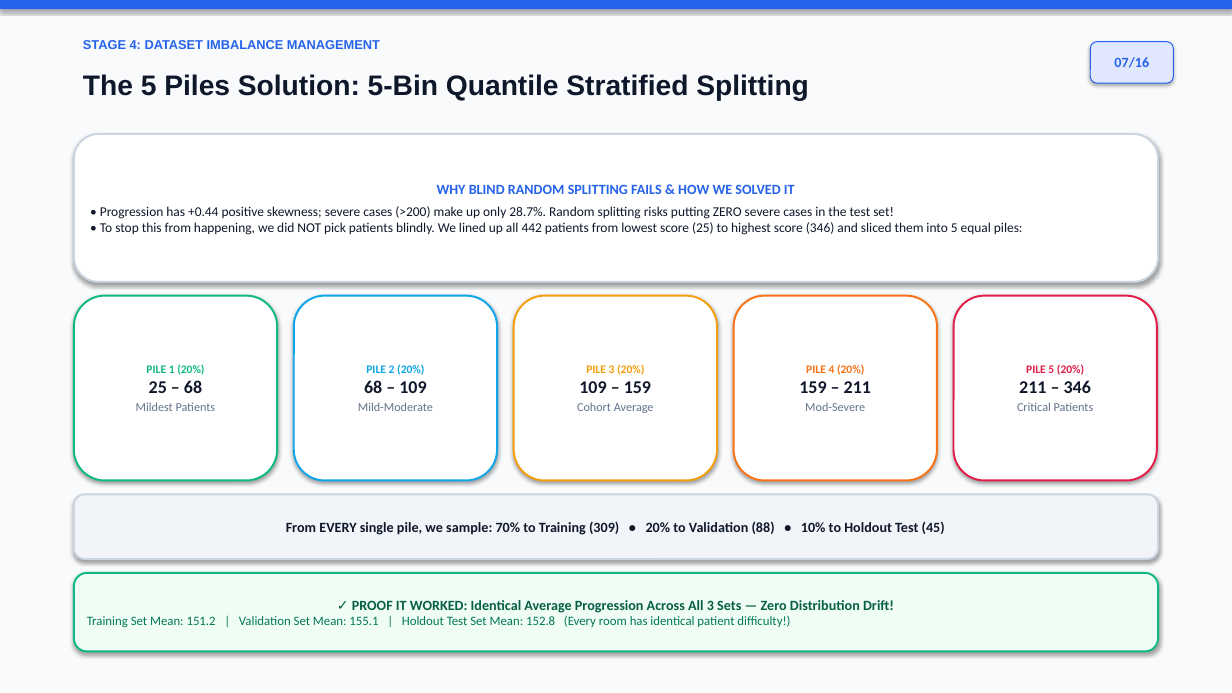
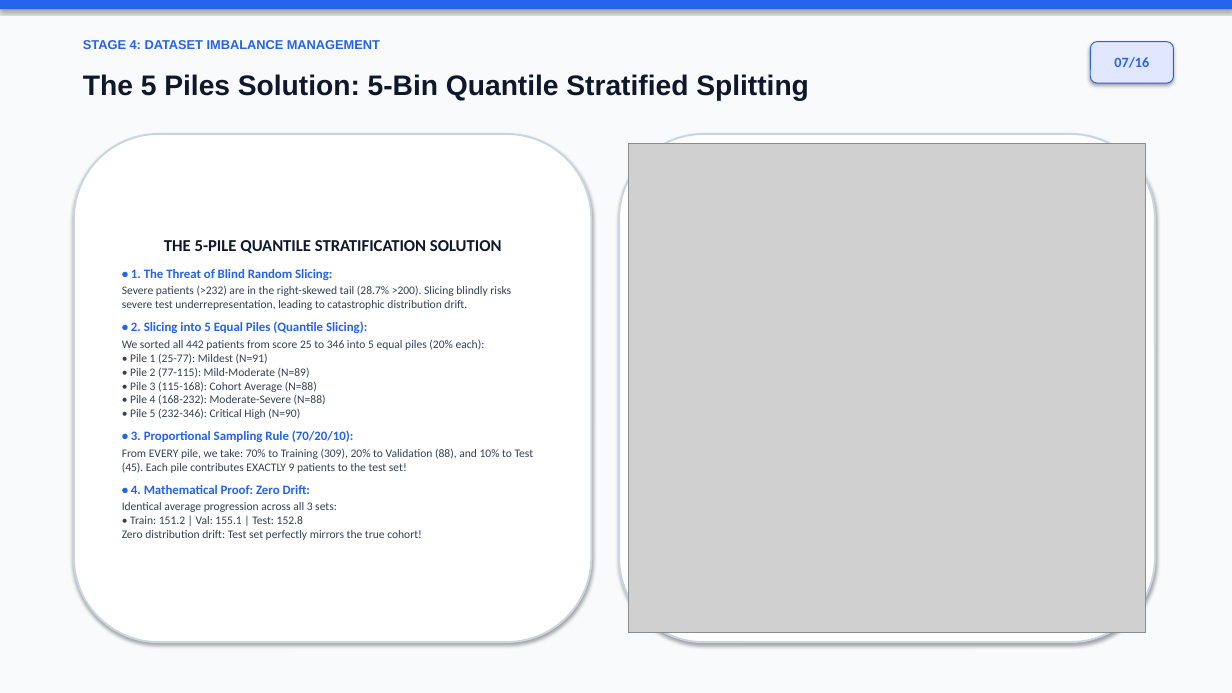
Before and after one commit to darrehanrasool/Lab, a slide deck: slide 7 of 4 Diabetes Progression Prediction/Diabetes_Progression_Conference_Presentation.pptx. Drawn at 1232x693 pixels with LibreOffice and Linux fonts; fonts in the diff are those of the drawing; grey boxes stand for pictures. Boxes give left, top, right and bottom in pixels: in the first picture for what was removed or moved away, otherwise in the second. Text is boxed around its words. In the diff, an @@ line names an element or a change of style, - is before the commit and + after.

Commit message:
Upgrade dataset imbalance visualization with 4-panel before/after stratification and embed in PPTX and HTML presentations

```diff
--- a/4 Diabetes Progression Prediction/Diabetes_Progression_Conference_Presentation.pptx
+++ b/4 Diabetes Progression Prediction/Diabetes_Progression_Conference_Presentation.pptx
@@ rounded rectangle "THE 5-PILE QUANTILE STRATIFICATION SOLUTION": place and size @@
-rounded rectangle "THE 5-PILE QUANTILE STRATIFICATION SOLUTION" at (74, 134, 1158, 282)
+rounded rectangle "THE 5-PILE QUANTILE STRATIFICATION SOLUTION" at (74, 134, 592, 642)
@@ rounded rectangle added at (619, 134, 1155, 642), fill #FFFFFF, outline #CBD5E1 1.5 pt @@
@@ picture added at (628, 143, 1146, 633) @@
@@ text in rounded rectangle at (122, 240, 534, 540): text changed; size 10.5 to 9 pt; text colour #0F172A to #334155 @@
-WHY BLIND RANDOM SPLITTING FAILS & HOW WE SOLVED IT
-• Progression has +0.44 positive skewness; severe cases (>200) make up only 28.7%. Random splitting risks putting ZERO severe cases in the test set!
-• To stop this from happening, we did NOT pick patients blindly. We lined up all 442 patients from lowest score (25) to highest score (346) and sliced them into 5 equal piles:
+THE 5-PILE QUANTILE STRATIFICATION SOLUTION
+• 1. The Threat of Blind Random Slicing:
+Severe patients (>232) are in the right-skewed tail (28.7% >200). Slicing blindly risks severe test underrepresentation, leading to catastrophic distribution drift.
+• 2. Slicing into 5 Equal Piles (Quantile Slicing):
+We sorted all 442 patients from score 25 to 346 into 5 equal piles (20% each):
+• Pile 1 (25-77): Mildest (N=91)
+• Pile 2 (77-115): Mild-Moderate (N=89)
+• Pile 3 (115-168): Cohort Average (N=88)
+• Pile 4 (168-232): Moderate-Severe (N=88)
+• Pile 5 (232-346): Critical High (N=90)
+• 3. Proportional Sampling Rule (70/20/10):
+From EVERY pile, we take: 70% to Training (309), 20% to Validation (88), and 10% to Test (45). Each pile contributes EXACTLY 9 patients to the test set!
+• 4. Mathematical Proof: Zero Drift:
+Identical average progression across all 3 sets:
+• Train: 151.2 | Val: 155.1 | Test: 152.8
+Zero distribution drift: Test set perfectly mirrors the true cohort!
@@ rounded rectangle removed at (74, 296, 277, 481) @@
-PILE 1 (20%)
-25 – 68
-Mildest Patients
@@ rounded rectangle removed at (294, 296, 497, 481) @@
-PILE 2 (20%)
-68 – 109
-Mild-Moderate
@@ rounded rectangle removed at (514, 296, 717, 481) @@
-PILE 3 (20%)
-109 – 159
-Cohort Average
@@ rounded rectangle removed at (734, 296, 937, 481) @@
-PILE 4 (20%)
-159 – 211
-Mod-Severe
@@ rounded rectangle removed at (954, 296, 1157, 481) @@
-PILE 5 (20%)
-211 – 346
-Critical Patients
@@ rounded rectangle removed at (74, 494, 1158, 559) @@
-From EVERY single pile, we sample: 70% to Training (309) • 20% to Validation (88) • 10% to Holdout Test (45)
@@ rounded rectangle removed at (74, 573, 1158, 652) @@
-✓ PROOF IT WORKED: Identical Average Progression Across All 3 Sets — Zero Distribution Drift!
-Training Set Mean: 151.2 | Validation Set Mean: 155.1 | Holdout Test Set Mean: 152.8 (Every room has identical patient difficulty!)
```
Also in this commit, not shown: 6 other files.
